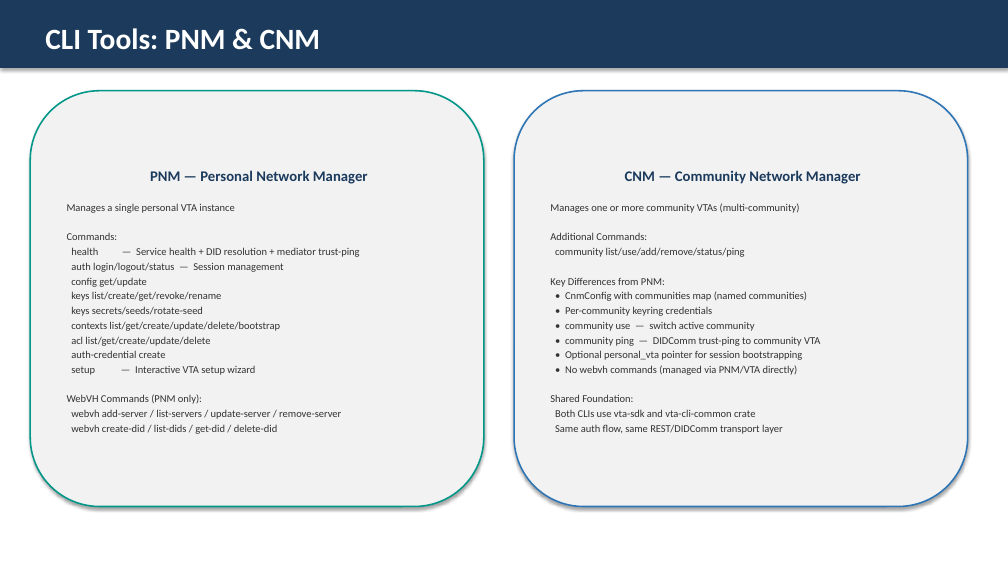
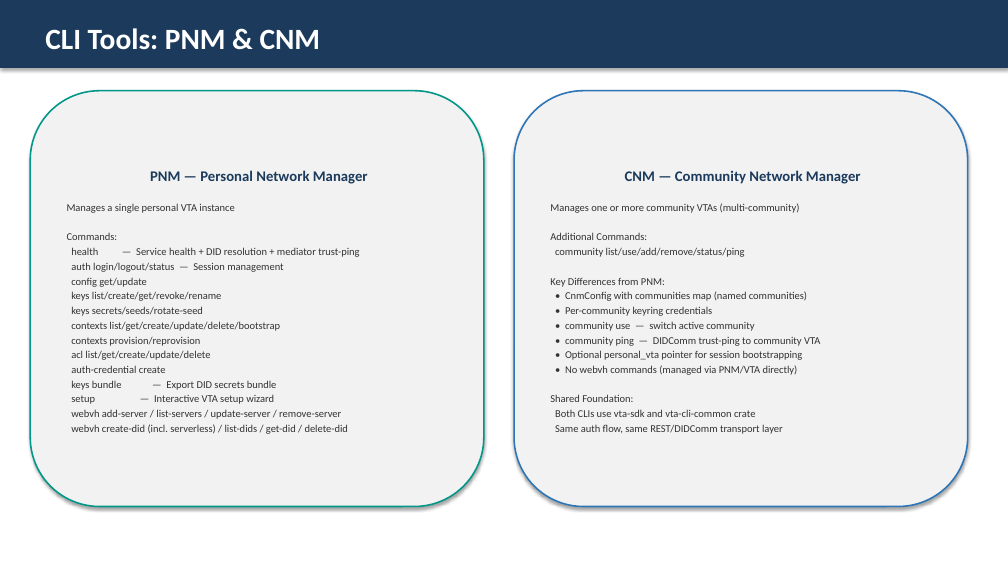
Before and after one commit to LF-Decentralized-Trust-labs/verifiable-trust-infrastructure, a slide deck: slide 6 of docs/VTA_Service_Overview.pptx. Drawn at 1008x567 pixels with LibreOffice and Linux fonts; fonts in the diff are those of the drawing. Boxes give left, top, right and bottom in pixels: in the first picture for what was removed or moved away, otherwise in the second. Text is boxed around its words. In the diff, an @@ line names an element or a change of style, - is before the commit and + after.

Commit message:
Add TEE attestation, encrypted storage, KMS bootstrap, and Nitro Enclave deployment
Introduces a comprehensive Trusted Execution Environment (TEE) system for running the
VTA inside AWS Nitro Enclaves (and AMD SEV-SNP) with hardware-backed attestation,
KMS-based secret bootstrap, and transparent storage encryption.

TEE attestation (feature-gated: `tee`):
- TEE provider trait with AMD SEV-SNP, AWS Nitro, and simulated backends
- REST endpoints: GET/POST /attestation/report, GET /attestation/status
- DIDComm protocol: attestation/status, attestation/request
- Health endpoint includes tee_status when active
- TeeAttestation service injected into DID documents (embed_in_did config)
- JWT claims include tee_attested:true when TEE is active
- Challenge-response binds TEE attestation to auth nonce

KMS secret bootstrap (Nitro Enclaves):
- First boot: generates BIP-39 seed inside TEE, encrypts with KMS, stores ciphertext
- Subsequent boots: KMS Decrypt with NSM attestation (PCR0/PCR3/PCR8 policy)
- Ephemeral RSA-2048 key for KMS CiphertextForRecipient (AWS API requirement)
- KmsTeeSeedStore wraps bootstrapped seed for the SeedStore trait
- Mnemonic never displayed; export requires super admin + time-limited window
  (VTA_MNEMONIC_EXPORT_WINDOW env var) + one-time use

Encrypted storage:
- AES-256-GCM encryption built into KeyspaceHandle (with_encryption method)
- Storage key derived from seed via HKDF-SHA256 (deterministic across restarts)
- Zero changes to consumer code; transparent encrypt on write, decrypt on read
- Tests verify encrypted roundtrip and that on-disk data is actually ciphertext

Nitro Enclave deployment:
- Dockerfile.nitro: multi-stage build with REST + DIDComm + TEE features
- Bidirectional vsock proxy: inbound REST + outbound DIDComm + outbound HTTPS
- EIF signing with EC P-384 key (PCR8 pinning in KMS policy)
- Scripts: generate-signing-key.sh, setup-kms-policy.sh, parent-proxy.sh
- Deployment guide with CI/CD integration (GitHub Actions example)

Security design:
- 8-layer defense model documented in docs/design/tee-enclave-security.md
- Secrets never leave TEE in plaintext; storage encrypted; KMS attestation-gated
- IAM role separation (EC2 role vs admin role)
- Comprehensive threat model covering host compromise, malicious images,
  KMS policy tampering, mnemonic exfiltration, signing key theft

```diff
--- a/docs/VTA_Service_Overview.pptx
+++ b/docs/VTA_Service_Overview.pptx
@@ text in rounded rectangle at (71, 337, 200, 346): paragraph added @@
+contexts provision/reprovision
@@ text in rounded rectangle at (71, 380, 277, 390): paragraph added @@
+keys bundle — Export DID secrets bundle
@@ text in rounded rectangle at (67, 394, 202, 404): paragraph removed @@
-WebVH Commands (PNM only):
@@ text in rounded rectangle at (71, 424, 348, 434): text changed @@
-webvh create-did / list-dids / get-did / delete-did
+webvh create-did (incl. serverless) / list-dids / get-did / delete-did
```
Also in this commit, not shown: 8 other slides changed, 42 other files.
